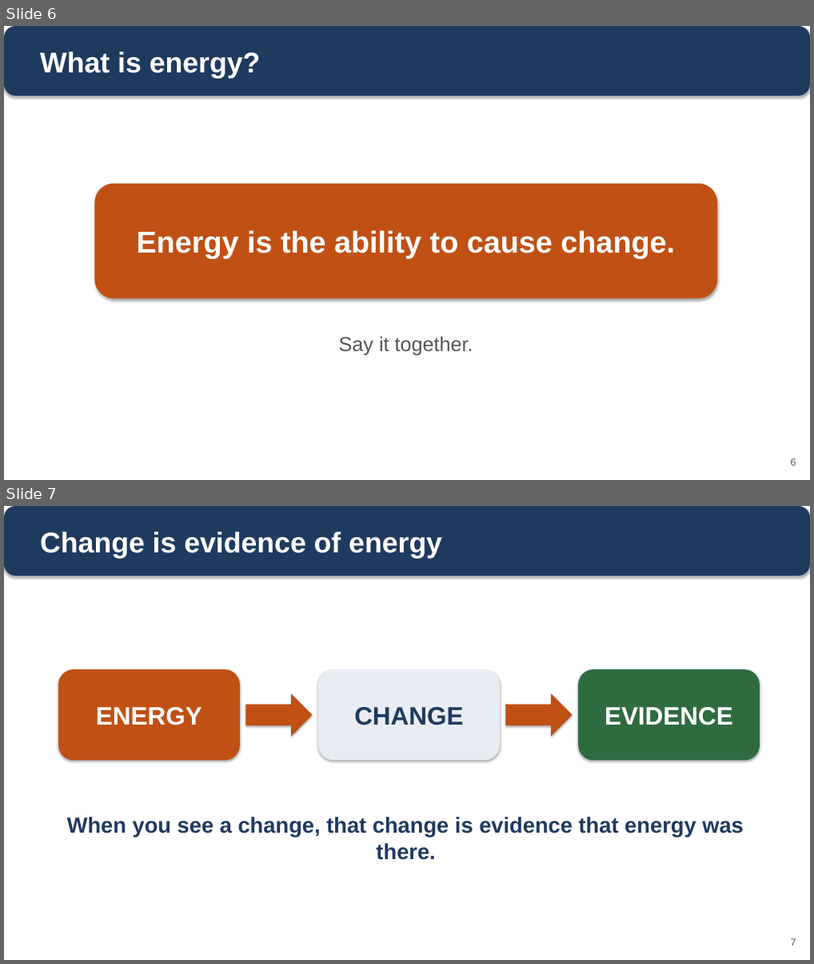
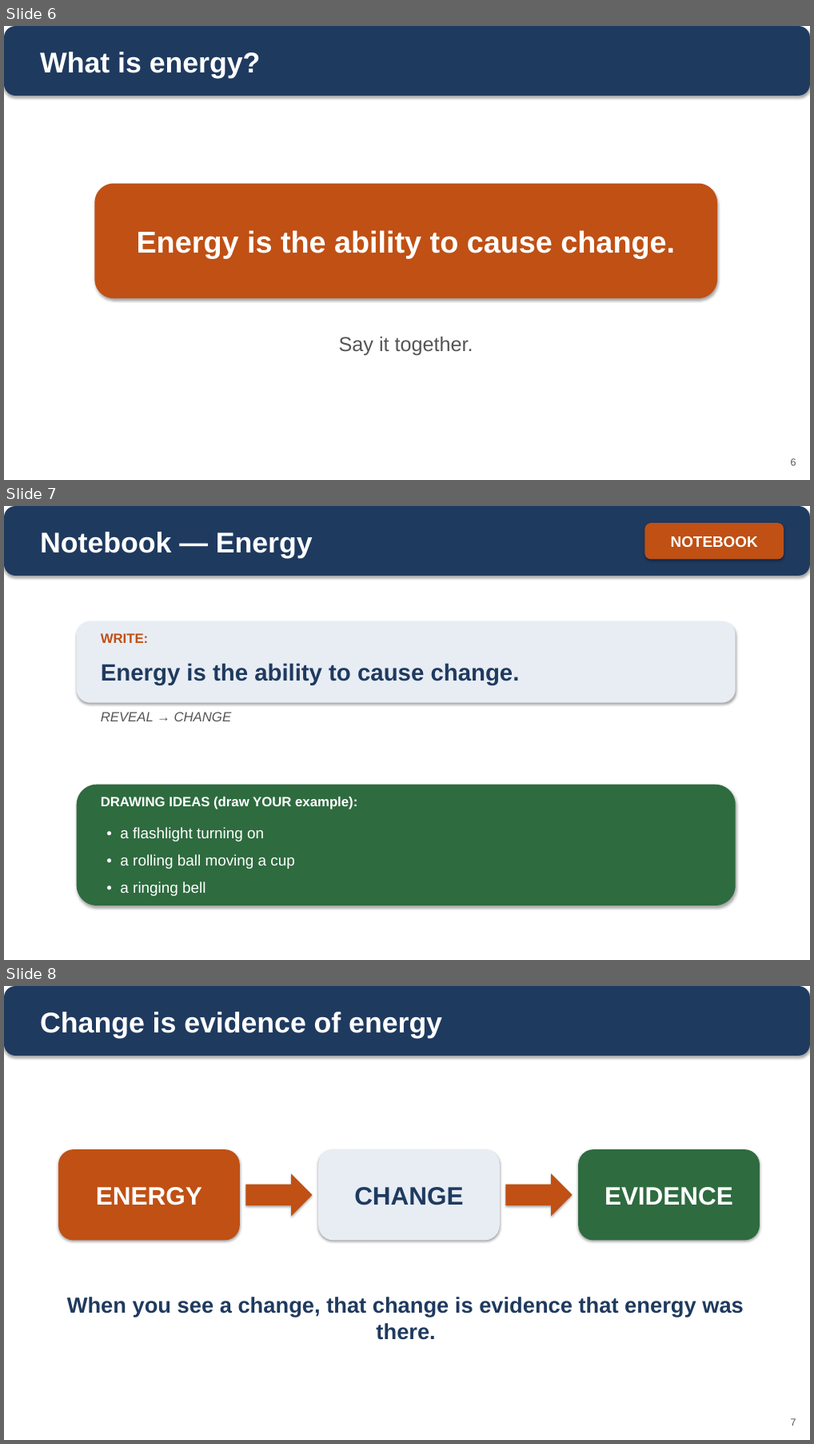
Before and after one commit to owenreagan-cyber/grade-4-energy-transfer-transformation, a slide deck: production/slides/01-ch1-energy-causes-change-slides.pptx. Shown one above the other, each under a label of ours: slides 6 and 7 before the commit, slides 6, 7 and 8 after it. The pictures are 814x964 and 814x1444 pixels, drawn with LibreOffice and Linux fonts; fonts in the diff are those of the drawing. Boxes give left, top, right and bottom in pixels: in the first picture for what was removed or moved away, otherwise in the second. Text is boxed around its words. In the diff, an @@ line names an element or a change of style, - is before the commit and + after.

```diff
--- a/production/slides/01-ch1-energy-causes-change-slides.pptx
+++ b/production/slides/01-ch1-energy-causes-change-slides.pptx
@@ slide 7 added at [4, 506, 810, 960], background #FFFFFF @@
@@ rounded rectangle added at [4, 506, 810, 576], fill #1F3A5F @@
@@ rounded rectangle added at [646, 523, 784, 560], fill #C05014, 18 pt, text #FFFFFF, bold @@
+NOTEBOOK
@@ text added at [40, 532, 313, 558], 34 pt, text #FFFFFF, bold @@
+Notebook — Energy
@@ rounded rectangle added at [77, 621, 736, 703], fill #E8EDF4 @@
@@ text added at [101, 633, 148, 643], 16 pt, text #C05014, bold @@
+WRITE:
@@ text added at [101, 663, 520, 685], 28 pt, text #1F3A5F, bold @@
+Energy is the ability to cause change.
@@ text added at [101, 712, 232, 721], 16 pt, text #555555, italic @@
+REVEAL → CHANGE
@@ rounded rectangle added at [77, 784, 736, 905], fill #2E6B3F @@
@@ text added at [101, 796, 358, 809], 16 pt, text #FFFFFF, bold @@
+DRAWING IDEAS (draw YOUR example):
@@ text added at [120, 827, 264, 841], 18 pt, text #FFFFFF @@
+• a flashlight turning on
@@ text added at [120, 854, 294, 868], 18 pt, text #FFFFFF @@
+• a rolling ball moving a cup
@@ text added at [120, 881, 206, 896], 18 pt, text #FFFFFF @@
+• a ringing bell
@@ what was slide 7 is now slide 8 @@
```
Also in this commit, not shown: 2 other slides added, 7 other files.
